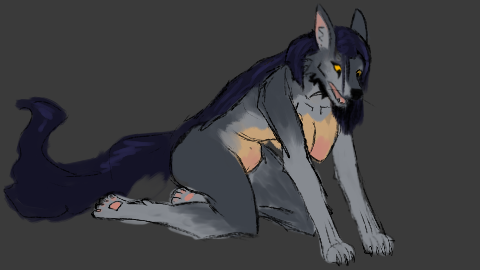
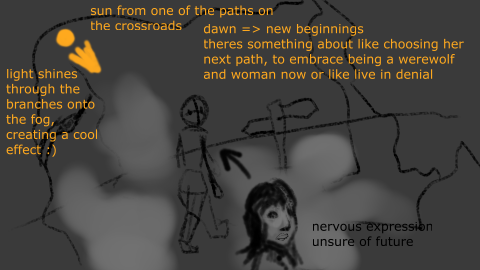
Layered file, before and after one edit (480 × 270). Changes by layer:
added group "Group 44" with 2 layers above "END" over [3, 0, 480, 270]
added layer "Paint Layer 43" in group "Group 44" over [3, 0, 480, 270]
hid group "END" (6 layers) over [3, 0, 480, 270]
painted on "Paint Layer 6" over [3, 0, 448, 270]
painted on "Paint Layer 36" over [3, 0, 480, 270]
showed "Plano de fundo", painted on it over [3, 0, 480, 270]
